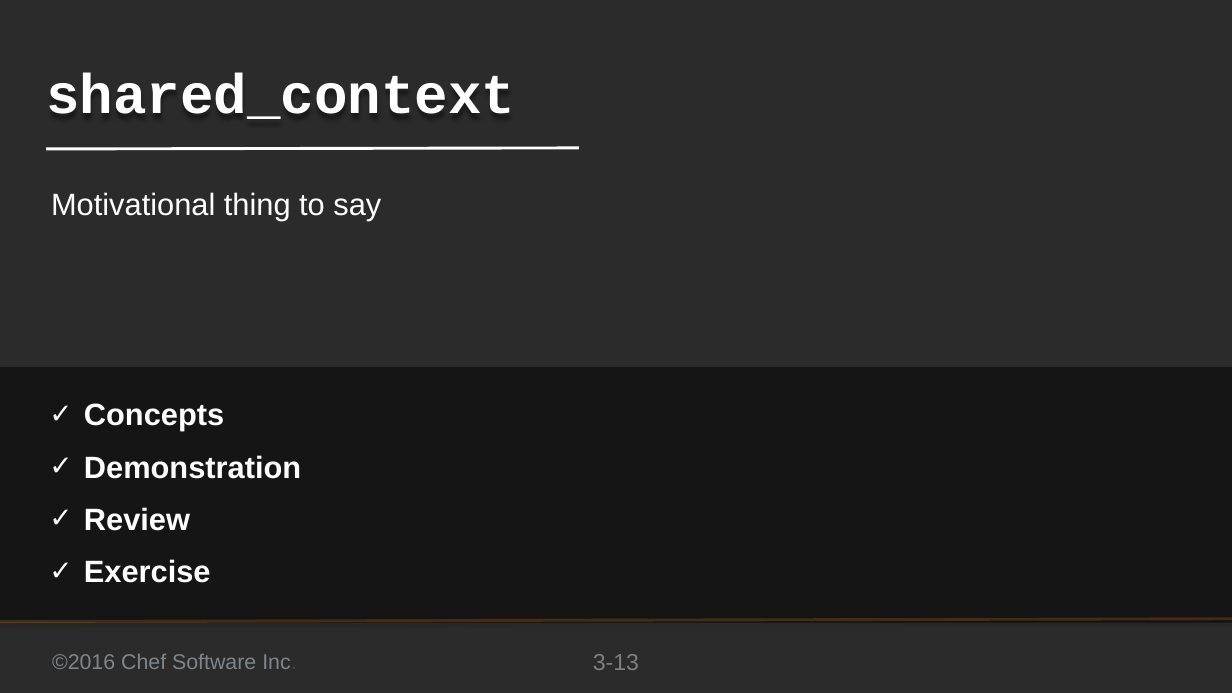
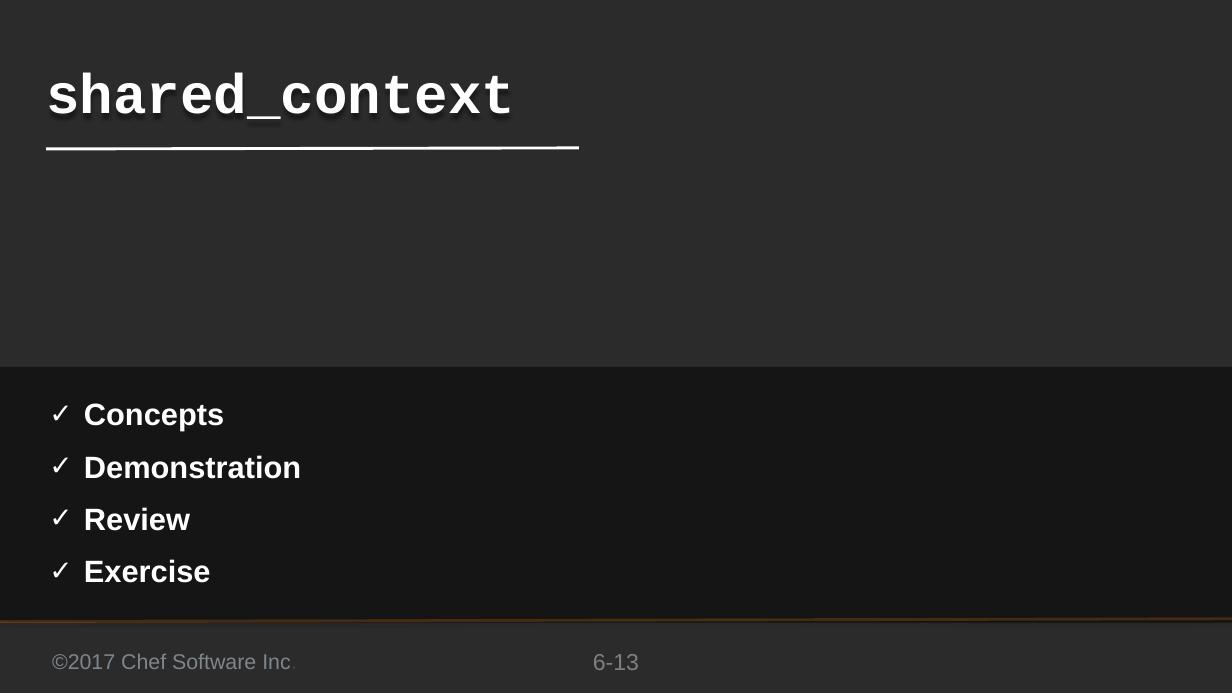
Before and after one commit to chef-training/elegant_tests, a slide deck: slide 13 of 06-shared_context.pptx. Drawn at 1232x693 pixels with LibreOffice and Linux fonts; fonts in the diff are those of the drawing; background and template pictures are left out; a plain dark background stands for a picture behind light text. Boxes give left, top, right and bottom in pixels: in the first picture for what was removed or moved away, otherwise in the second. Text is boxed around its words. In the diff, an @@ line names an element or a change of style, - is before the commit and + after.

```diff
--- a/06-shared_context.pptx
+++ b/06-shared_context.pptx
@@ text removed at box(51, 192, 381, 221) @@
-Motivational thing to say
@@ text at box(52, 653, 297, 669): text changed @@
-©2016 Chef Software Inc.
+©2017 Chef Software Inc.
@@ page number at box(593, 654, 639, 670): text changed @@
-3-13
+6-13
```
Also in this commit, not shown: 11 other slides changed, 1 slide added, 1 slide removed.
